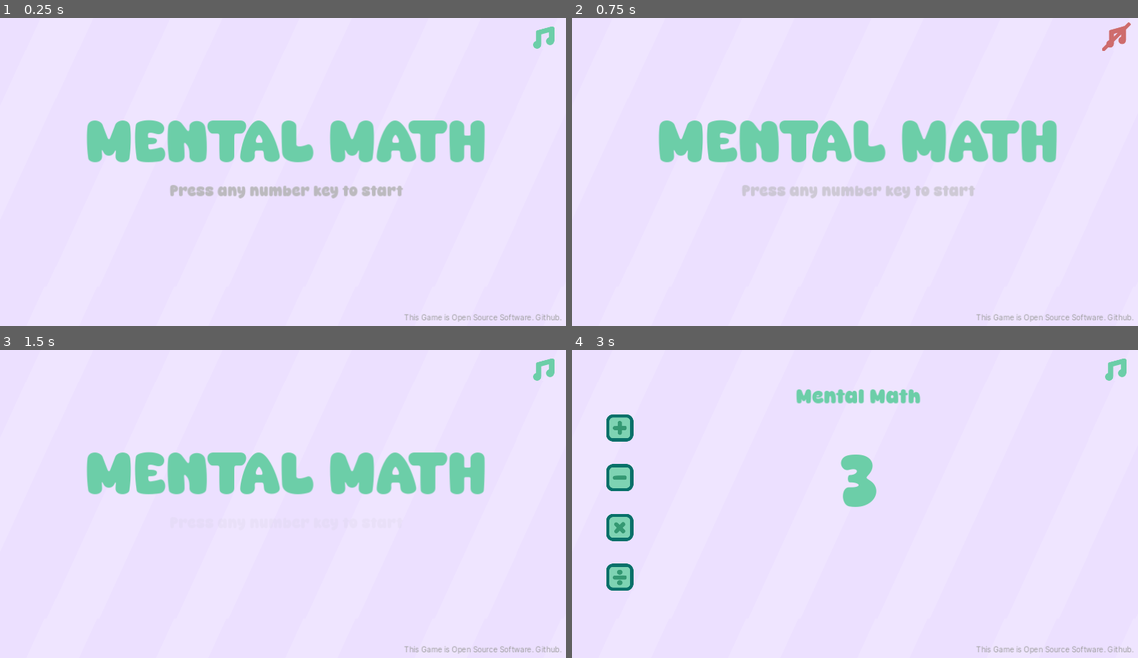
Above: before the commit, frames 1-4 (two rows, left to right).
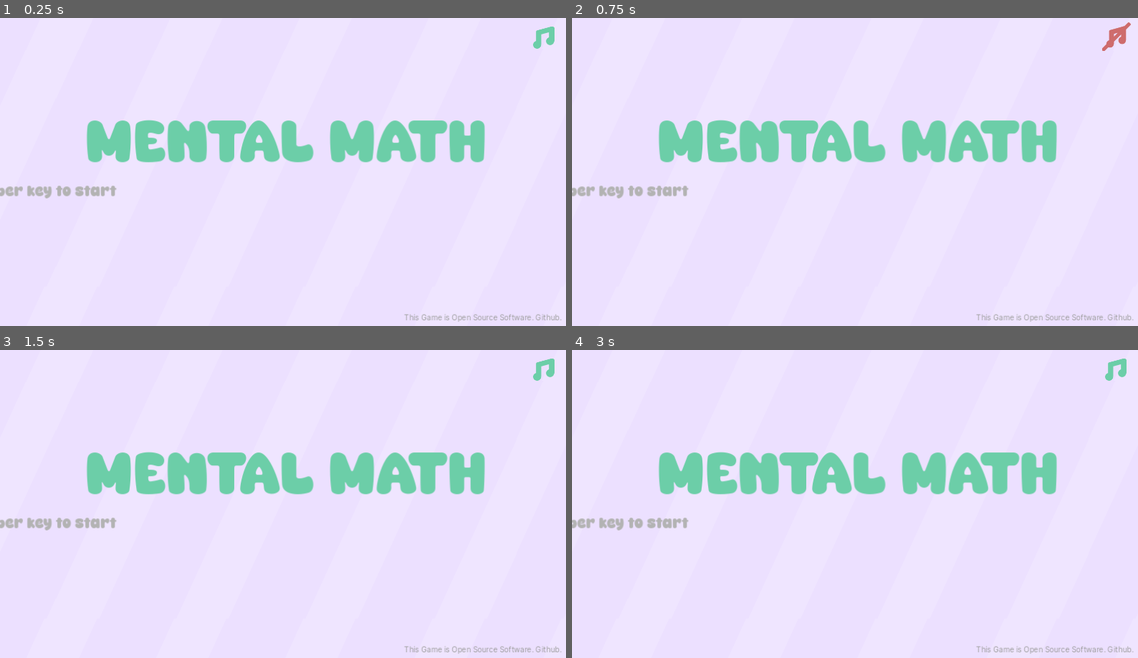
Above: after the commit, the same moments.

Repository: muhdsalm/mental-math-website
Game: Godot game, scene res://scenes/start_screen.tscn
Two runs of this game, one before a commit and one after it. Both use one fixed random seed, a clock stepped at 60 frames per second and the inputs below.
Inputs (mouse positions are in pixels of both pictures, inside the frame that each line leads up to):
- Up to frame 1 (0.25 s): no input
- Up to frame 2 (0.75 s): click (1115, 36) at 0.5 s
- Up to frame 3 (1.5 s): click (543, 368) at 1.25 s
- Up to frame 4 (3 s): click (1115, 368) at 2 s; tap Enter at 2.75 s; move the mouse to (985, 485) at 2.77 s; tap 1 (any_number_key) at 2.85 s

The runs differ from the first frame. In frame 1, 1.4% of the frame differs, in the area x 0-72%, y 54-59%; in frame 2, 1.3%; in frame 3, 0.5%; in frame 4, 9.4%, in the area x 0-86%, y 12-79%.
Error after the commit: Invalid access to property or key 'position' on a base object of type 'null instance'. (res://scenes/start_screen.gd:31)

Commit message:
Fix the start screen for android

Diff:
--- a/scenes/main_scene.tscn
+++ b/scenes/main_scene.tscn
@@ -743,7 +743,7 @@
 
 [node name="Numpads2" type="Node2D" parent="."]
 visible = false
-position = Vector2(594, 1163)
+position = Vector2(594, 1507)
 scale = Vector2(3.5, 3.5)
 script = ExtResource("24_2lfe6")
 metadata/_edit_group_ = true
--- a/scenes/start_screen.gd
+++ b/scenes/start_screen.gd
@@ -18,8 +18,10 @@
 			$OpenSourceDisclaimer.position.x = get_viewport_rect().size.x / 2
 			$StartButton.scale = Vector2(1, 1)
 			$StartButton.position.y = get_viewport_rect().size.y / 2
-			$TitleTextAndroid.visible = true
+			$PortraitAndroidStuff.visible = true
 			$TitleText.visible = false
+			$PortraitAndroidStuff.position.x = get_viewport_rect().size.x / 2
+			$PortraitAndroidStuff.position.y = get_viewport_rect().size.y / 2
 	pass # Replace with function body.
 
 
--- a/scenes/start_screen.tscn
+++ b/scenes/start_screen.tscn
@@ -79,23 +79,6 @@
 theme_override_font_sizes/font_size = 120
 text = "MENTAL MATH"
 
-[node name="TitleTextAndroid" type="CenterContainer" parent="."]
-visible = false
-layout_mode = 0
-offset_top = 266.0
-offset_right = 40.0
-offset_bottom = 306.0
-use_top_left = true
-metadata/_edit_group_ = true
-
-[node name="Label" type="Label" parent="TitleTextAndroid"]
-layout_mode = 2
-theme = ExtResource("2_edg68")
-theme_override_font_sizes/font_size = 200
-text = "MENTAL
-MATH"
-horizontal_alignment = 1
-
 [node name="CotinueText" type="CenterContainer" parent="."]
 layout_mode = 0
 offset_top = 365.0
@@ -114,7 +97,6 @@
 
 [node name="MobileAppText" type="CenterContainer" parent="."]
 visible = false
-layout_mode = 0
 offset_top = 432.0
 offset_right = 40.0
 offset_bottom = 472.0
@@ -212,6 +194,45 @@
 scale = Vector2(0.6, 0.6)
 texture = ExtResource("1_06uis")
 
+[node name="PortraitAndroidStuff" type="Node2D" parent="."]
+visible = false
+
+[node name="StartButton" type="Node2D" parent="PortraitAndroidStuff"]
+position = Vector2(0, 250)
+metadata/_edit_group_ = true
+
+[node name="CenterContainer" type="CenterContainer" parent="PortraitAndroidStuff/StartButton"]
+offset_right = 40.0
+offset_bottom = 40.0
+use_top_left = true
+
+[node name="Sprite2D" type="Sprite2D" parent="PortraitAndroidStuff/StartButton/CenterContainer"]
+texture = ExtResource("8_kpsy0")
+
+[node name="Button" type="Button" parent="PortraitAndroidStuff/StartButton"]
+offset_left = -228.0
+offset_top = -80.0
+offset_right = 227.0
+offset_bottom = 79.0
+theme = ExtResource("2_edg68")
+
+[node name="TitleTextAndroid" type="CenterContainer" parent="PortraitAndroidStuff"]
+offset_top = -100.0
+offset_right = 40.0
+offset_bottom = -60.0
+use_top_left = true
+metadata/_edit_group_ = true
+
+[node name="Label" type="Label" parent="PortraitAndroidStuff/TitleTextAndroid"]
+layout_mode = 2
+theme = ExtResource("2_edg68")
+theme_override_font_sizes/font_size = 200
+text = "MENTAL
+MATH"
+horizontal_alignment = 1
+
 [connection signal="pressed" from="AudioButton/Button" to="." method="_on_button_pressed"]
 [connection signal="button_down" from="StartButton/Button" to="." method="_on_button_button_down"]
 [connection signal="button_up" from="StartButton/Button" to="." method="_on_button_button_up"]
+[connection signal="button_down" from="PortraitAndroidStuff/StartButton/Button" to="." method="_on_button_button_down"]
+[connection signal="button_up" from="PortraitAndroidStuff/StartButton/Button" to="." method="_on_button_button_up"]
